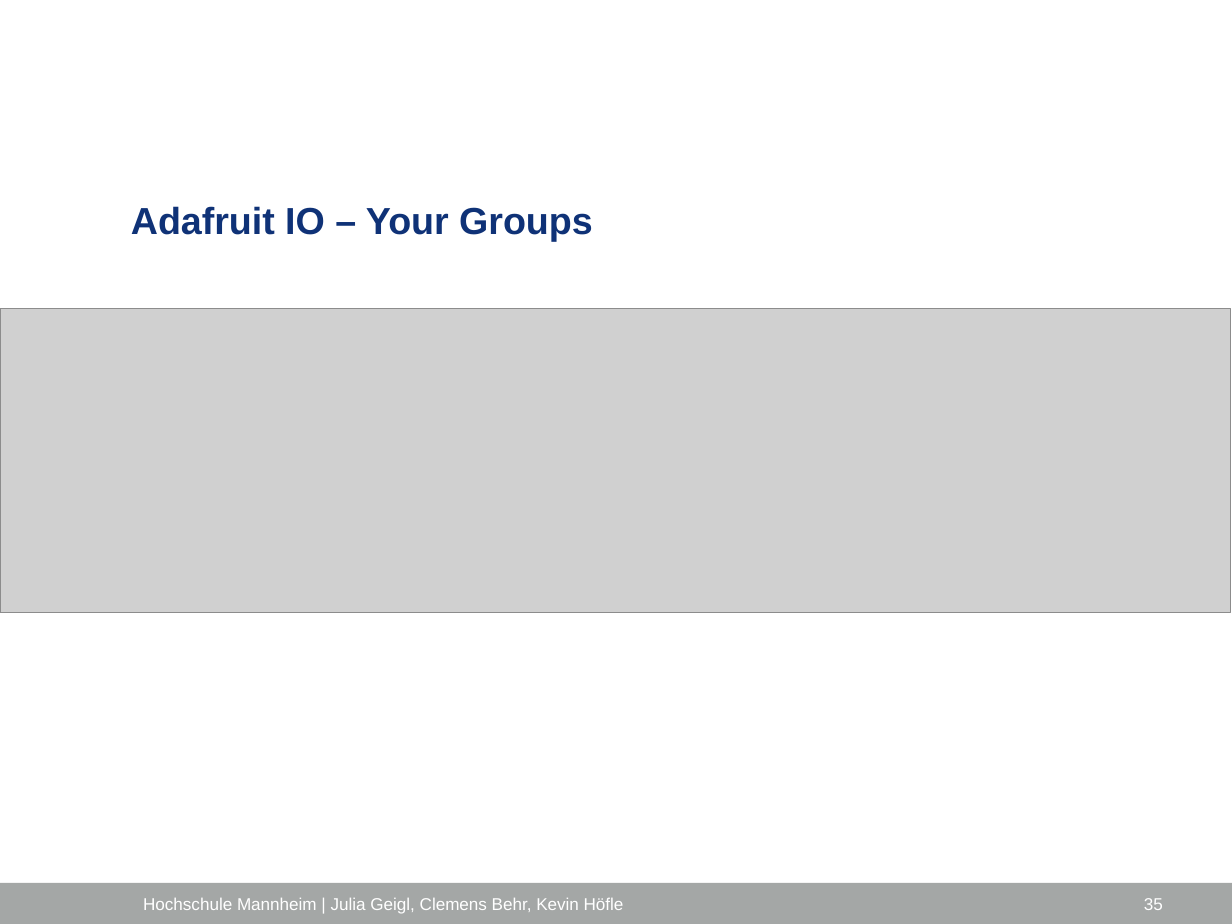
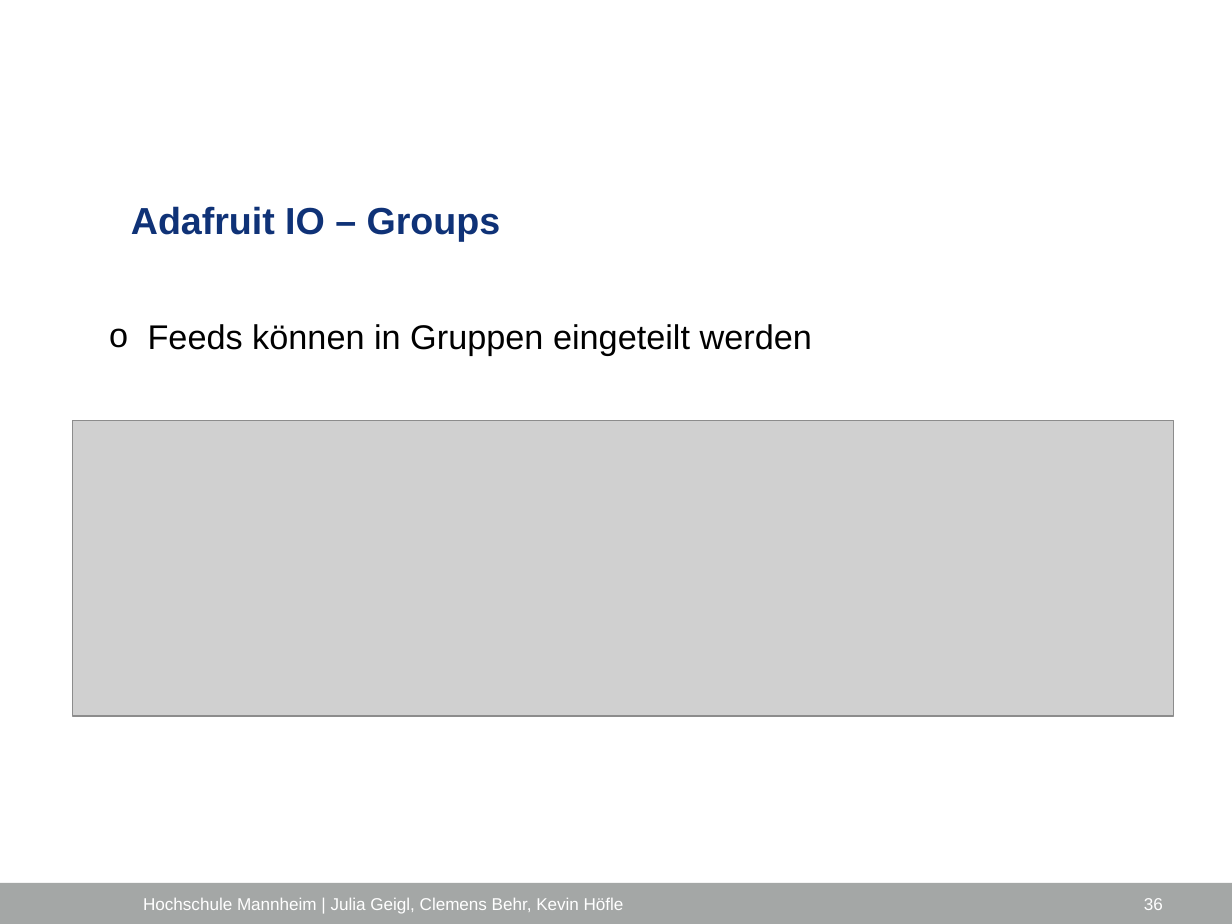
Before and after one commit to ProjektlaborEmbeddedSecurity/Presentation, a slide deck: slide 36 of PES_FH_VERS.pptx (slide 35 before the commit). Drawn at 1232x924 pixels with LibreOffice and Linux fonts; fonts in the diff are those of the drawing; grey boxes stand for pictures; background and template pictures are left out. Boxes give left, top, right and bottom in pixels: in the first picture for what was removed or moved away, otherwise in the second. Text is boxed around its words. In the diff, an @@ line names an element or a change of style, - is before the commit and + after.

Commit message:
Adafruit IO und IFTTT Ergänzungen

```diff
--- a/PES_FH_VERS.pptx
+++ b/PES_FH_VERS.pptx
@@ title at (131, 206, 501, 241): text changed @@
-Adafruit IO – Your Groups
+Adafruit IO – Groups
@@ picture removed at (0, 309, 1231, 612) @@
@@ text added at (148, 324, 812, 355), 20 pt, text #000000 @@
+o Feeds können in Gruppen eingeteilt werden
@@ picture added at (73, 420, 1174, 716) @@
@@ page number at (1144, 898, 1163, 910): text changed @@
-35
+36
```
Also in this commit, not shown: 6 other slides changed, 9 slides added.
